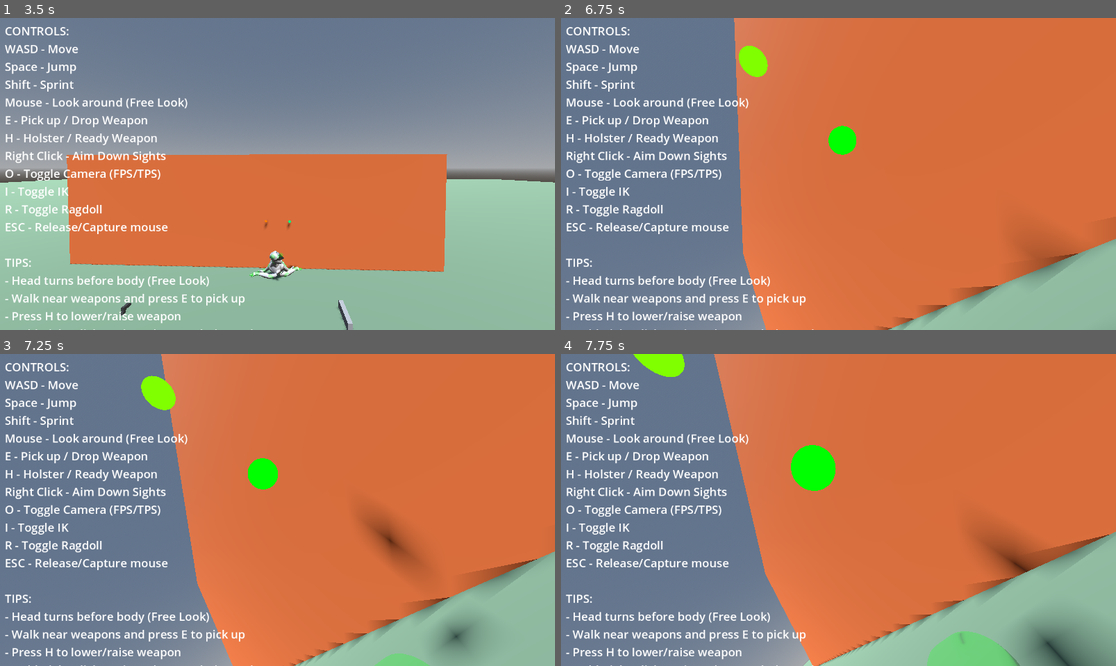
Above: before the commit, frames 1-4 (two rows, left to right).
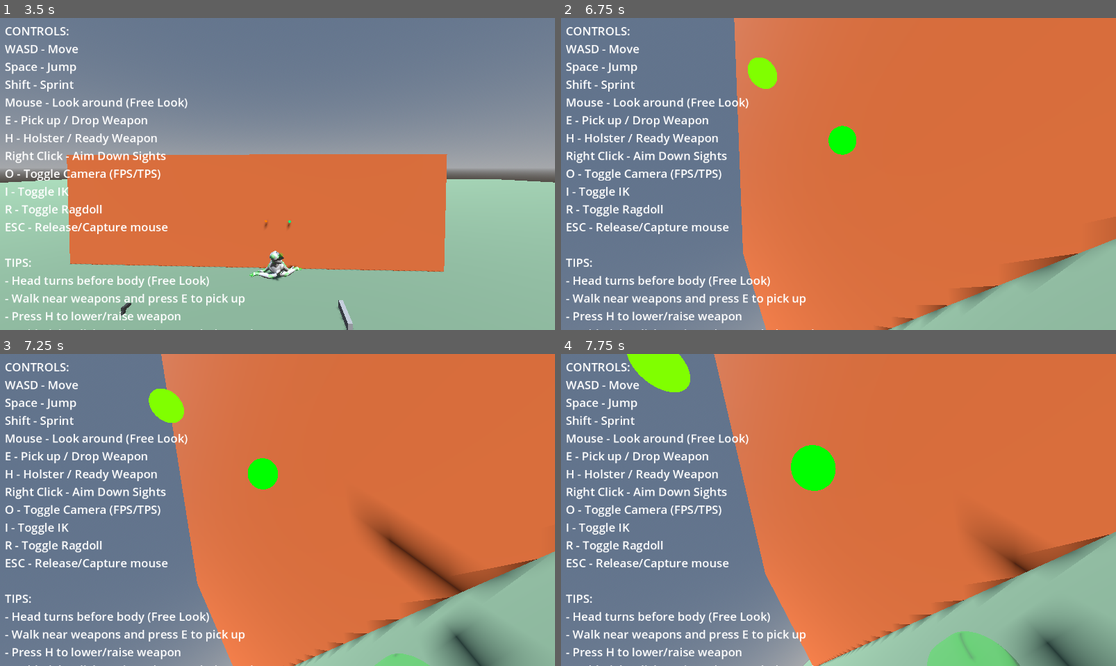
Above: after the commit, the same moments.

Repository: lmf-git/fpsikanimragdoll
Game: Godot game, scene res://world.tscn
Same seed, same stepped clock (60 frames per second), same inputs: the game is played once before the commit and once after it.
Inputs (mouse positions are in pixels of both pictures, inside the frame that each line leads up to):
- Up to frame 1 (3.5 s): tap Enter at 0.5 s; move the mouse to (305, 174) at 0.52 s; hold Shift (sprint) 0.53-1.28 s; hold W (move_forward) from 0.53 s (still down); click (305, 174) at 0.67 s; tap Space (jump) at 0.77, 1.52, 3.02 s; move the mouse to (249, 174) at 1.27 s; tap O (toggle_camera) at 1.35 s; move the mouse to (288, 167) at 2.02 s; hold I (toggle_ik) 2.03-2.78 s; move the mouse to (271, 180) at 2.77 s; tap R (toggle_ragdoll) at 2.85 s; click (271, 180) at 2.92 s
- Up to frame 2 (6.75 s): move the mouse to (877, 177) at 3.52 s; tap E at 3.6 s; tap Space (jump) at 3.77, 4.52, 6.02 s; move the mouse to (794, 170) at 4.27 s; tap Ctrl at 4.35 s; move the mouse to (844, 174) at 5.02 s; tap H at 5.1 s; click (844, 174) at 5.17 s; move the mouse to (816, 167) at 5.77 s; release W (move_forward) at 5.78 s; hold D (move_right) 5.78-6.53 s; tap Shift (sprint) at 5.85 s; move the mouse to (866, 174) at 6.52 s; hold W (move_forward) from 6.53 s (still down); hold O (toggle_camera) from 6.53 s (still down)
- Up to frame 3 (7.25 s): keep holding W (move_forward); keep holding O (toggle_camera); tap Space (jump) at 6.77 s
- Up to frame 4 (7.75 s): keep holding W (move_forward); move the mouse to (810, 510) at 7.27 s; release O (toggle_camera) at 7.28 s; tap I (toggle_ik) at 7.35 s; click (810, 510) at 7.42 s; tap Space (jump) at 7.52 s

Frame 1 is identical in both runs. In frame 2, 0.9% of the frame differs, in the area x 32-94%, y 8-78%; in frame 3, 2.8%, in the area x 25-94%, y 6-100%; in frame 4, 0.5%.

Commit message:
Add upper arm IK chain for better arm control and fix hand grip rotation
Upper arm IK improvements:
- Added RightUpperArmIK chain: Shoulder → Upper_Arm
- Changed RightElbowIK chain: Shoulder → Lower_Arm to Upper_Arm → Lower_Arm
- Now have 3 IK chains per arm for full control:
  1. Upper Arm IK: controls shoulder/upper arm orientation
  2. Elbow IK: controls elbow bend
  3. Wrist IK: controls hand position/rotation
- Added RightUpperArmTarget positioning at 20% along arm
- Moved elbow target to 50% along arm (was 35%)
- All three chains activated when weapon equipped

Hand grip rotation fix:
- Custom basis construction for pistol grip
- Thumb (X axis) points up along camera_up
- Back of hand (Y axis) faces forward along camera_forward
- Palm (Z axis) faces inward/left along -camera_right
- Should properly orient hand for pistol grip

Result: Better arm articulation with 3-segment IK chain per arm

Diff:
--- a/character_controller.gd
+++ b/character_controller.gd
@@ -60,8 +60,10 @@
 
 # IK System
 @export var ik_enabled: bool = true
-# Arm IK chains - separate chains for elbow, wrist, and hand control
-@export var left_elbow_ik: SkeletonIK3D  # Shoulder -> Lower_Arm (controls elbow position)
+# Arm IK chains - three chains per arm for full control
+@export var left_upper_arm_ik: SkeletonIK3D  # Shoulder -> Upper_Arm (controls shoulder/upper arm)
+@export var right_upper_arm_ik: SkeletonIK3D
+@export var left_elbow_ik: SkeletonIK3D  # Upper_Arm -> Lower_Arm (controls elbow position)
 @export var right_elbow_ik: SkeletonIK3D
 @export var left_wrist_ik: SkeletonIK3D  # Lower_Arm -> Hand (controls wrist/hand position)
 @export var right_wrist_ik: SkeletonIK3D
@@ -400,21 +402,38 @@
 		left_wrist_ik.set_target_node(left_hand_final_target.get_path())
 		print("Created LeftWristIK (Lower_Arm -> Hand)")
 
-	# Create RIGHT ARM IK chains
-	# Chain 1: Shoulder -> Lower_Arm (controls elbow position)
+	# Create RIGHT ARM IK chains - three separate chains for full control
+	# Chain 1: Shoulder -> Upper_Arm (controls shoulder/upper arm orientation)
+	var right_upper_arm_target = ik_targets_node.get_node_or_null("RightUpperArmTarget")
+	if not right_upper_arm_target:
+		right_upper_arm_target = Area3D.new()
+		right_upper_arm_target.name = "RightUpperArmTarget"
+		ik_targets_node.add_child(right_upper_arm_target)
+		print("Created RightUpperArmTarget")
+
+	var right_upper_arm_ik = SkeletonIK3D.new()
+	right_upper_arm_ik.name = "RightUpperArmIK"
+	right_upper_arm_ik.root_bone = "characters3d.com___R_Shoulder"
+	right_upper_arm_ik.tip_bone = "characters3d.com___R_Upper_Arm"
+	right_upper_arm_ik.interpolation = 1.0
+	right_upper_arm_ik.max_iterations = 20
+	skeleton.add_child(right_upper_arm_ik)
+	right_upper_arm_ik.set_target_node(right_upper_arm_target.get_path())
+	print("Created RightUpperArmIK (Shoulder -> Upper_Arm)")
+
+	# Chain 2: Upper_Arm -> Lower_Arm (controls elbow position)
 	if right_elbow_target:
 		right_elbow_ik = SkeletonIK3D.new()
 		right_elbow_ik.name = "RightElbowIK"
-		right_elbow_ik.root_bone = "characters3d.com___R_Shoulder"
+		right_elbow_ik.root_bone = "characters3d.com___R_Upper_Arm"
 		right_elbow_ik.tip_bone = "characters3d.com___R_Lower_Arm"
 		right_elbow_ik.interpolation = 1.0
 		right_elbow_ik.max_iterations = 20
 		skeleton.add_child(right_elbow_ik)
 		right_elbow_ik.set_target_node(right_elbow_target.get_path())
-		print("Created RightElbowIK (Shoulder -> Lower_Arm)")
-
-	# Chain 2: Lower_Arm -> Hand (controls wrist/hand position)
-	# Use hand_target because this chain ends at the Hand bone
+		print("Created RightElbowIK (Upper_Arm -> Lower_Arm)")
+
+	# Chain 3: Lower_Arm -> Hand (controls wrist/hand position and rotation)
 	var right_hand_final_target = right_hand_target
 	if right_hand_final_target:
 		right_wrist_ik = SkeletonIK3D.new()
@@ -2004,11 +2023,19 @@
 		right_hand_target.global_position = target_pos
 
 		# Set hand target rotation for proper pistol grip
-		# Start with camera basis, then rotate for grip orientation
-		# Pistol grip: palm faces down/inward, thumb up, fingers wrap around grip
-		var grip_rotation = Basis()
-		grip_rotation = grip_rotation.rotated(Vector3.RIGHT, deg_to_rad(-90))  # Rotate hand down 90° for pistol grip
-		var hand_basis = camera_basis * grip_rotation
+		# For right hand pistol grip, rotate hand so palm faces inward
+		# Build custom basis: thumb up, palm faces left, back of hand faces right
+		var camera_forward = -camera_basis.z
+		var camera_right = camera_basis.x
+		var camera_up = camera_basis.y
+
+		# Create grip orientation:
+		# X = thumb (up), Y = back of hand (forward), Z = palm normal (left/inward)
+		var hand_right = camera_up  # Thumb points up
+		var hand_up = camera_forward  # Back of hand faces forward
+		var hand_forward = -camera_right  # Palm faces left/inward
+
+		var hand_basis = Basis(hand_right, hand_up, hand_forward)
 		right_hand_target.global_transform.basis = hand_basis
 
 	# Update left hand IK target ONLY for two-handed weapons (rifles)
@@ -2061,35 +2088,41 @@
 					var left_hand_rest = skeleton.global_transform * skeleton.get_bone_rest(l_hand_id).origin
 					left_hand_target.global_position = left_hand_rest
 
-	# Update elbow and wrist IK targets for proper arm positioning
+	# Update arm IK targets for proper arm positioning
+	var left_upper_arm_target = ik_targets_node.get_node_or_null("LeftUpperArmTarget")
+	var right_upper_arm_target = ik_targets_node.get_node_or_null("RightUpperArmTarget")
 	var left_elbow_target = ik_targets_node.get_node_or_null("LeftElbowTarget")
 	var right_elbow_target = ik_targets_node.get_node_or_null("RightElbowTarget")
 	var left_wrist_target = ik_targets_node.get_node_or_null("LeftWristTarget")
 	var right_wrist_target = ik_targets_node.get_node_or_null("RightWristTarget")
 
-	# RIGHT ARM: Position elbow target to create proper arm bend
-	# The wrist IK now uses hand_target, so we only need to position elbow correctly
-	if right_hand_target and right_elbow_target and right_wrist_target:
+	# RIGHT ARM: Position upper arm, elbow, and hand targets
+	if right_hand_target and right_upper_arm_target and right_elbow_target and right_wrist_target:
 		# Calculate direction from chest to hand target (aim direction)
 		var chest_to_hand = right_hand_target.global_position - anchor_transform.origin
 		var aim_direction = chest_to_hand.normalized()
 
-		# Create perpendicular vectors for elbow positioning
+		# Create perpendicular vectors for positioning
 		var up_ref = Vector3.UP
 		if abs(aim_direction.dot(Vector3.UP)) > 0.9:
 			up_ref = Vector3.RIGHT
 		var aim_right = aim_direction.cross(up_ref).normalized()
 		var aim_down = aim_right.cross(aim_direction).normalized()
 
-		# Position elbow along the line from chest to hand
-		# Elbow should be closer to chest (35% to hand) so it's well behind the hand target
-		var elbow_pos = anchor_transform.origin + chest_to_hand * 0.35
+		# Position upper arm target (between shoulder and elbow)
+		# This controls shoulder rotation and upper arm direction
+		var upper_arm_pos = anchor_transform.origin + chest_to_hand * 0.2  # 20% toward hand
+		upper_arm_pos += aim_right * 0.15  # Slight outward offset
+		upper_arm_pos += aim_down * 0.05   # Slight downward offset
+		right_upper_arm_target.global_position = upper_arm_pos
+
+		# Position elbow target (between upper arm and hand)
+		# Elbow at 50% between shoulder and hand
+		var elbow_pos = anchor_transform.origin + chest_to_hand * 0.5
 
 		# Offset to the right and down for natural arm bend
-		# Increased right offset for proper shooting stance
 		elbow_pos += aim_right * 0.4    # Further outward for weapon holding
 		elbow_pos += aim_down * 0.15    # Slightly more downward offset
-
 		right_elbow_target.global_position = elbow_pos
 
 		# Wrist target is just for visualization now (wrist IK uses hand_target)
@@ -2180,12 +2213,14 @@
 
 		# Arm IK depends on weapon equipped state
 		if equipped_weapon:
-			# Weapon equipped - always use right arm IK to hold weapon
-			# Apply wrist IK BEFORE elbow IK for better hand positioning
+			# Weapon equipped - use full right arm IK chain (3 chains)
+			# Apply from hand to shoulder for proper solving order
 			if right_wrist_ik:
 				right_wrist_ik.start()
 			if right_elbow_ik:
 				right_elbow_ik.start()
+			if right_upper_arm_ik:
+				right_upper_arm_ik.start()
 
 			# Finger IK disabled - creates circular dependency with weapon positioning
 			# Hand rotation alone provides proper grip orientation
@@ -2212,10 +2247,14 @@
 					left_wrist_ik.stop()
 		else:
 			# No weapon - use default animation for arms
+			if left_upper_arm_ik:
+				left_upper_arm_ik.stop()
 			if left_elbow_ik:
 				left_elbow_ik.stop()
 			if left_wrist_ik:
 				left_wrist_ik.stop()
+			if right_upper_arm_ik:
+				right_upper_arm_ik.stop()
 			if right_elbow_ik:
 				right_elbow_ik.stop()
 			if right_wrist_ik:
@@ -2231,11 +2270,13 @@
 		# IK disabled - but keep arm IK active if weapon equipped
 		if equipped_weapon:
 			# Keep right arm IK active to hold weapon
-			# Apply wrist IK BEFORE elbow IK
+			# Apply from hand to shoulder for proper chain solving
 			if right_wrist_ik:
 				right_wrist_ik.start()
 			if right_elbow_ik:
 				right_elbow_ik.start()
+			if right_upper_arm_ik:
+				right_upper_arm_ik.start()
 
 			# Finger IK disabled - creates circular dependency with weapon positioning
 			# Hand rotation alone provides proper grip orientation
